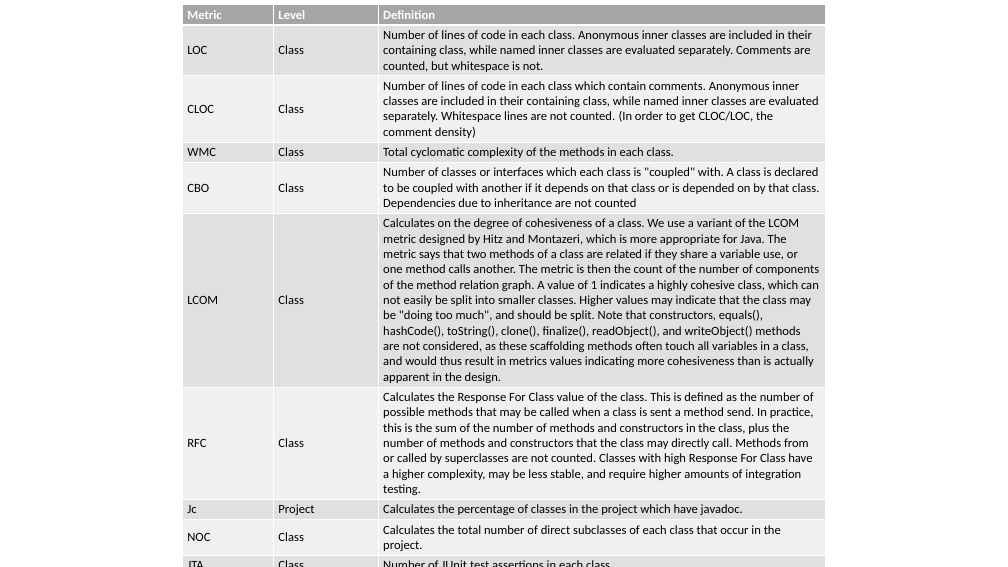
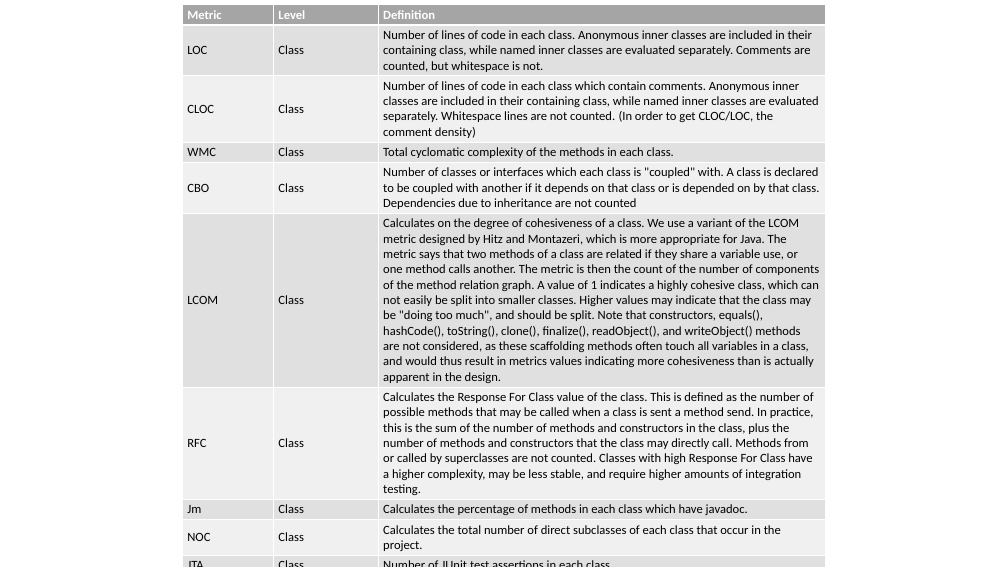
Before and after one commit to K-kiron/IFT3913, a slide deck: slide 2 of devoir2/WenhaoXU_20150702_ManpingLI_968527/GQM plan.pptx. Drawn at 1008x567 pixels with LibreOffice and Linux fonts; fonts in the diff are those of the drawing. Boxes give left, top, right and bottom in pixels: in the first picture for what was removed or moved away, otherwise in the second. Text is boxed around its words. In the diff, an @@ line names an element or a change of style, - is before the commit and + after.

Commit message:
GQM final version

```diff
--- a/devoir2/WenhaoXU_20150702_ManpingLI_968527/GQM plan.pptx
+++ b/devoir2/WenhaoXU_20150702_ManpingLI_968527/GQM plan.pptx
@@ table at bbox=[182, 5, 826, 567] @@
-row 8: Jc | Project | Calculates the percentage of classes in the project which have javadoc.
+row 8: Jm | Class | Calculates the percentage of methods in each class which have javadoc.
```
Also in this commit, not shown: 1 other slide changed.
